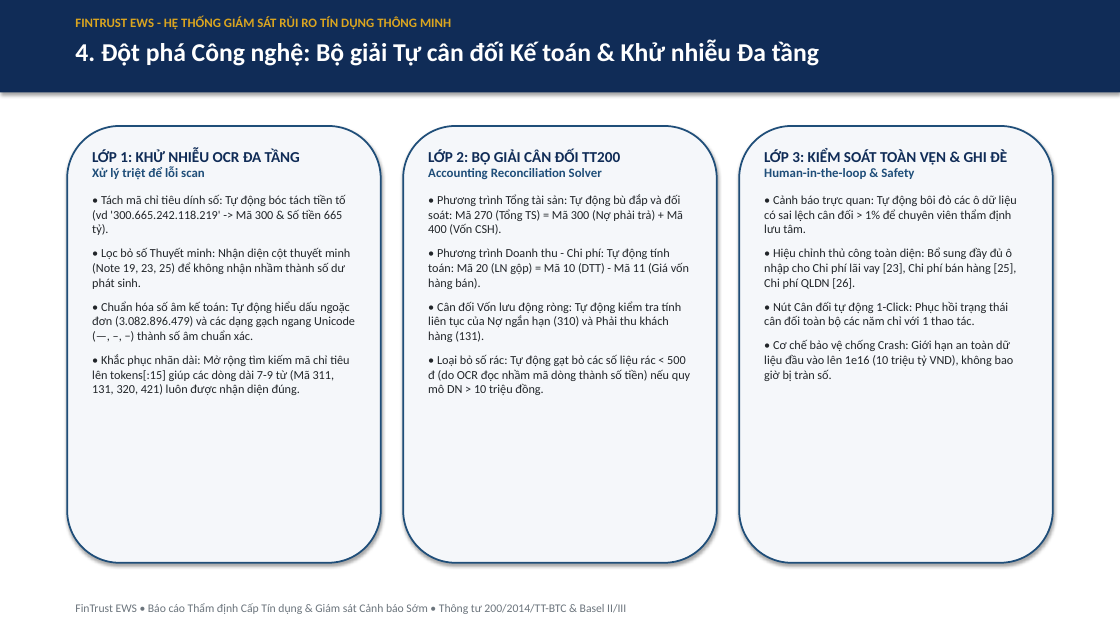
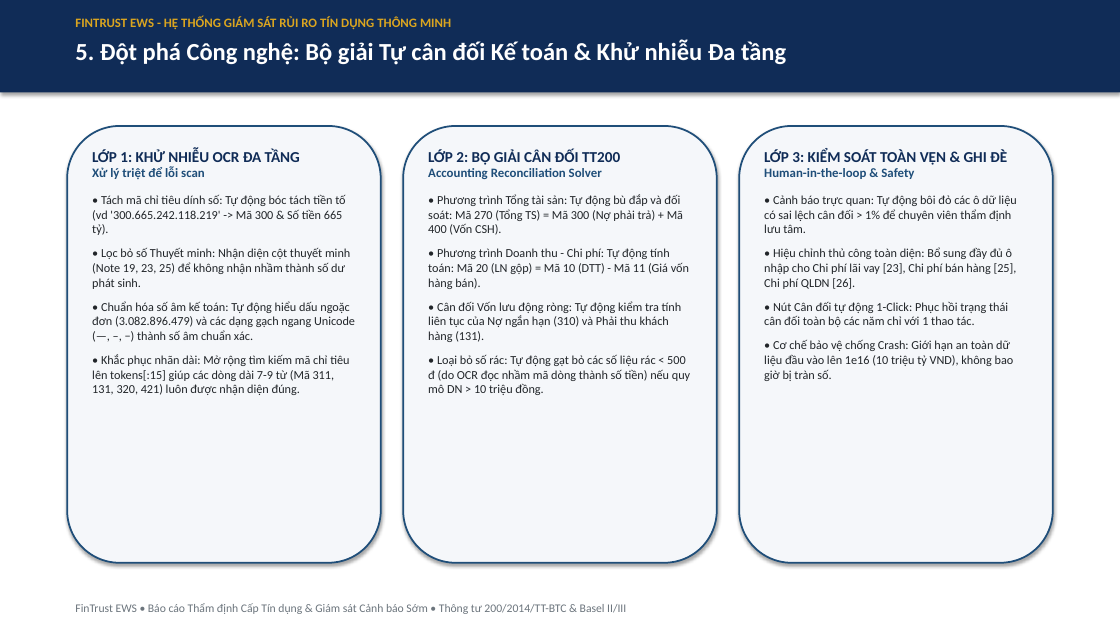
Before and after one commit to SelinaVu/Credit-Risk-Control, a slide deck: slide 6 of FinTrust_EWS_Bao_Cao_Hoi_Dong_Khoa_Hoc.pptx (slide 5 before the commit). Drawn at 1120x630 pixels with LibreOffice and Linux fonts; fonts in the diff are those of the drawing. Boxes give left, top, right and bottom in pixels: in the first picture for what was removed or moved away, otherwise in the second. Text is boxed around its words. In the diff, an @@ line names an element or a change of style, - is before the commit and + after.

```diff
--- a/FinTrust_EWS_Bao_Cao_Hoi_Dong_Khoa_Hoc.pptx
+++ b/FinTrust_EWS_Bao_Cao_Hoi_Dong_Khoa_Hoc.pptx
@@ text at bbox=[75, 40, 786, 65]: text changed; size 22 to 21 pt @@
-4. Đột phá Công nghệ: Bộ giải Tự cân đối Kế toán & Khử nhiễu Đa tầng
+5. Đột phá Công nghệ: Bộ giải Tự cân đối Kế toán & Khử nhiễu Đa tầng
```
Also in this commit, not shown: 9 other slides changed, 1 slide added, 1 other file.
